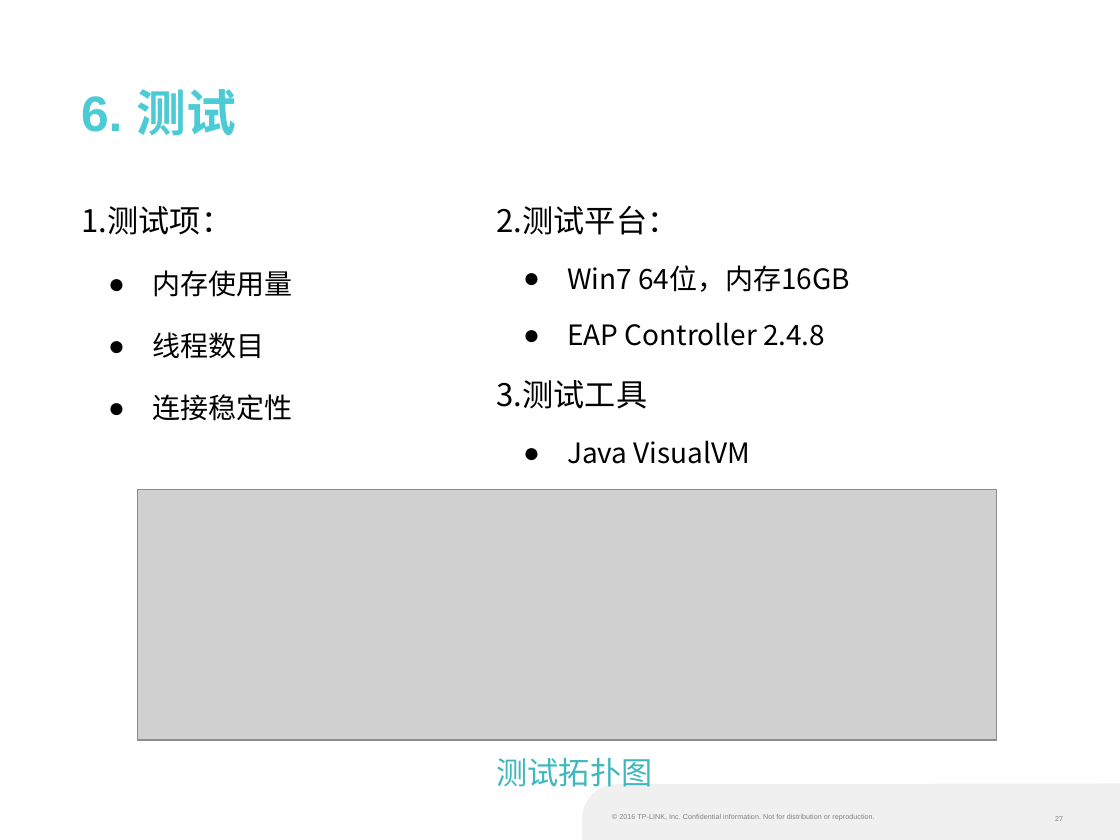
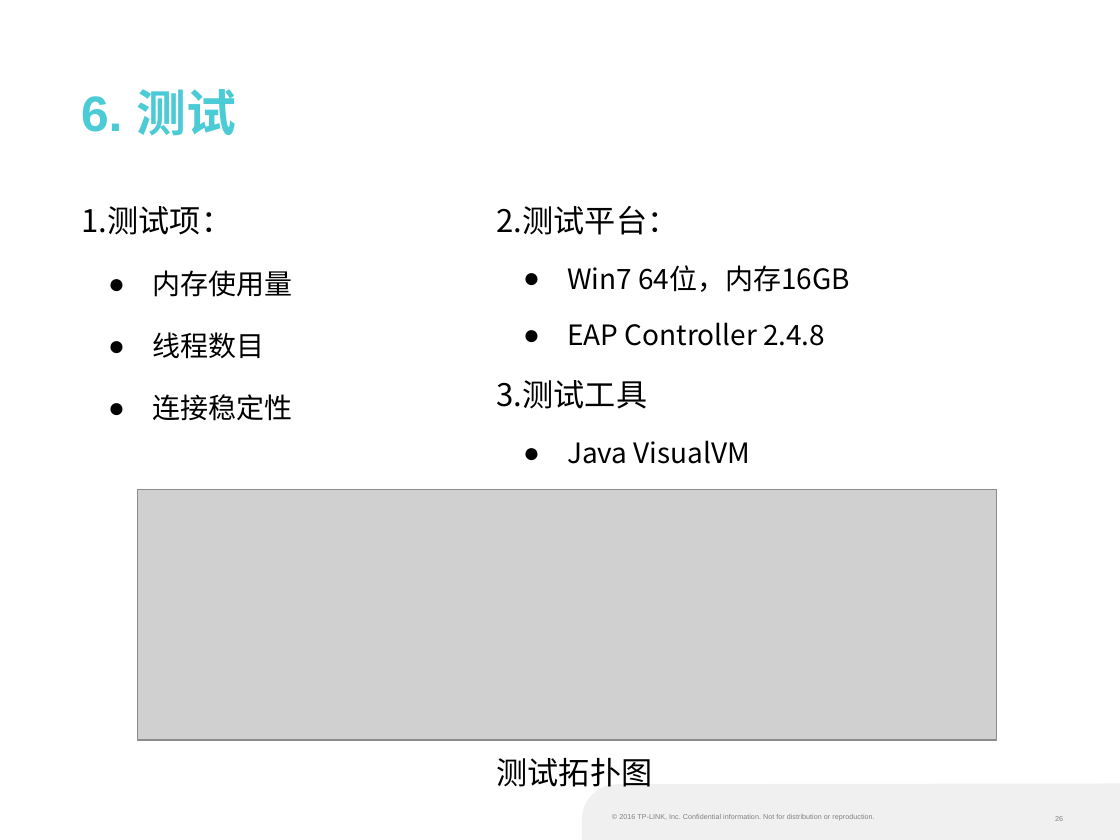
Before and after one commit to liufangri/eapsimulator, a slide deck: slide 26 of docs/培训课题/W10582孙晓宇.pptx (slide 27 before the commit). Drawn at 1120x840 pixels with LibreOffice and Linux fonts; fonts in the diff are those of the drawing; grey boxes stand for pictures; background and template pictures are left out. Boxes give left, top, right and bottom in pixels: in the first picture for what was removed or moved away, otherwise in the second. Text is boxed around its words. In the diff, an @@ line names an element or a change of style, - is before the commit and + after.

```diff
--- a/docs/培训课题/W10582孙晓宇.pptx
+++ b/docs/培训课题/W10582孙晓宇.pptx
@@ text "测试拓扑图" at <box>497,758,653,787</box>: text colour #3EB8BE to #000000 @@
```
Also in this commit, not shown: 11 other slides changed, 1 slide removed, 9 other files.
